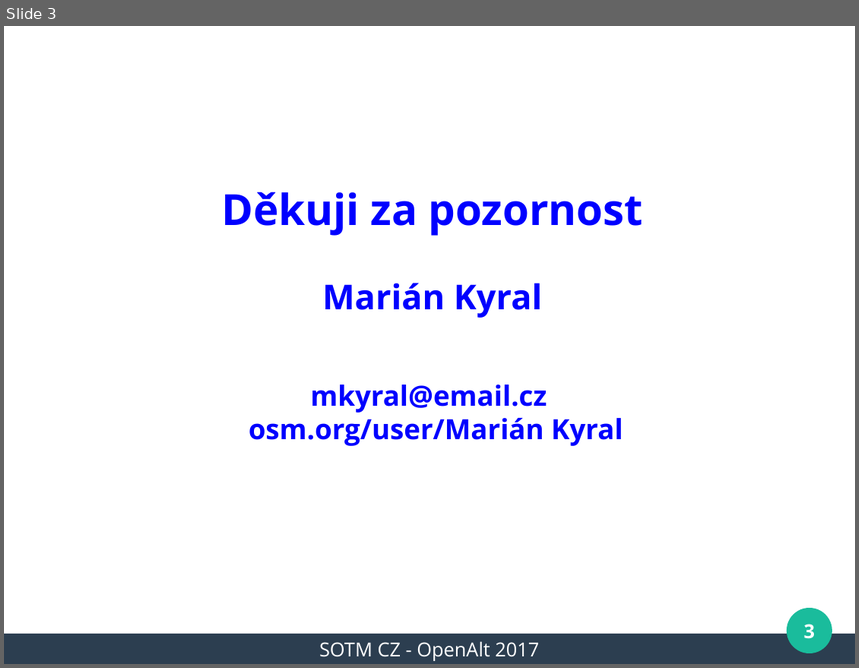
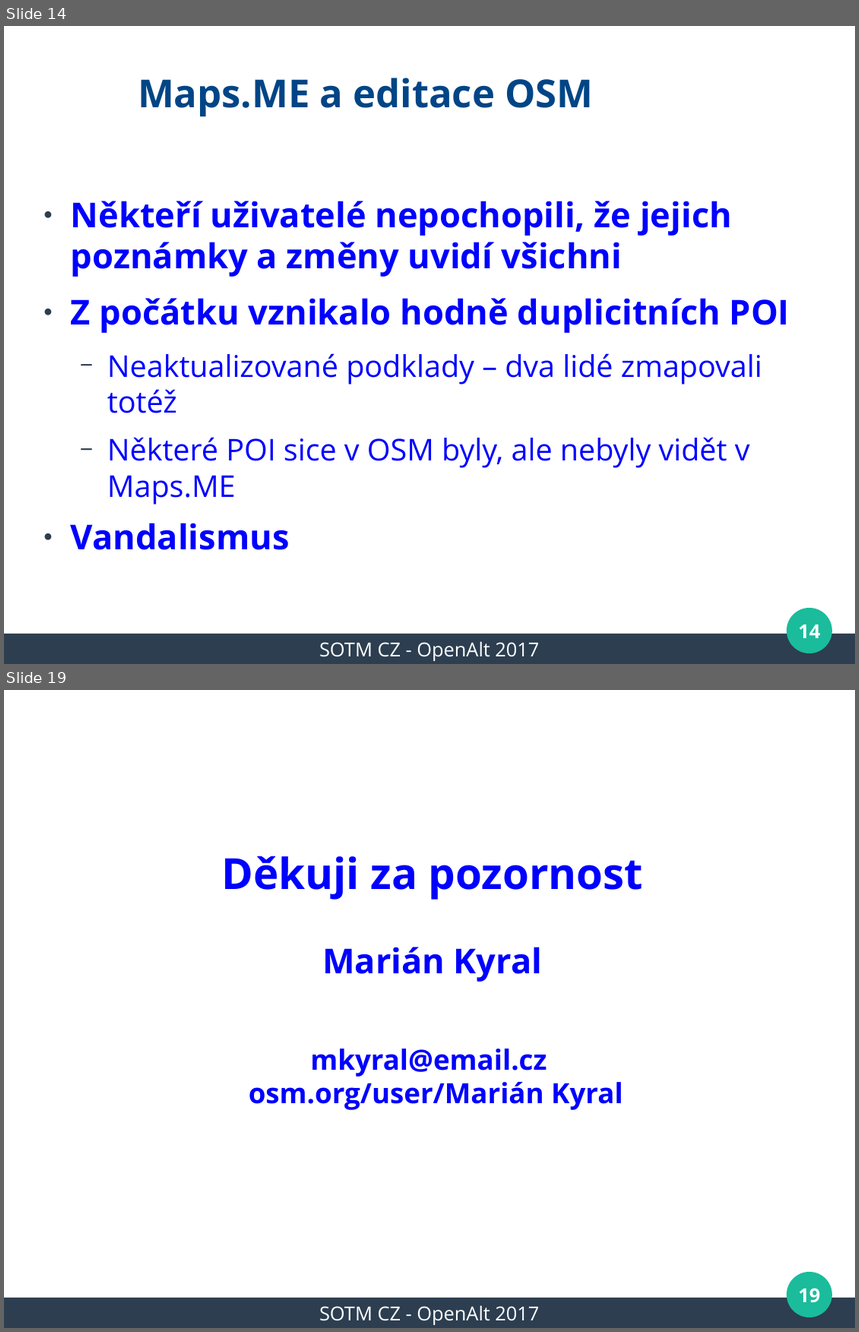
Before and after one commit to mkyral/osm, a slide deck: prezentace/SOTM_CZ_2017/mkyral_WeeklyOSM.odp. Shown one above the other, each under a label of ours: slide 3 before the commit, slides 14 and 19 after it; the slides between them are not shown. The pictures are 859x668 and 859x1332 pixels, drawn with LibreOffice and Linux fonts; fonts in the diff are those of the drawing; background and template pictures are left out. Boxes give left, top, right and bottom in pixels: in the first picture for what was removed or moved away, otherwise in the second. Text is boxed around its words. In the diff, an @@ line names an element or a change of style, - is before the commit and + after.

```diff
--- a/prezentace/SOTM_CZ_2017/mkyral_WeeklyOSM.odp
+++ b/prezentace/SOTM_CZ_2017/mkyral_WeeklyOSM.odp
@@ slide 14 added at bbox=[4, 26, 855, 664], background #FFFFFF; not listed: 3 template elements that a slide beside it also shows @@
@@ title added at bbox=[138, 78, 593, 117], 36 pt, text #004586, bold @@
+Maps.ME a editace OSM
@@ text added at bbox=[71, 201, 790, 550], 32 pt, text #0000FF, bold @@
+● Někteří uživatelé nepochopili, že jejich poznámky a změny uvidí všichni
+● Z počátku vznikalo hodně duplicitních POI
+  − Neaktualizované podklady – dva lidé zmapovali totéž
+  − Některé POI sice v OSM byly, ale nebyly vidět v Maps.ME
+● Vandalismus
@@ page number added at bbox=[798, 625, 820, 639], 18 pt, text #FFFFFF, bold @@
+14
@@ text added at bbox=[319, 642, 539, 661], 18 pt, text #FFFFFF @@
+SOTM CZ - OpenAlt 2017
@@ what was slide 3 is now slide 19 @@
@@ page number at bbox=[798, 1288, 820, 1303]: text changed @@
-3
+19
```
Also in this commit, not shown: 1 slide changed, 15 other slides added.
